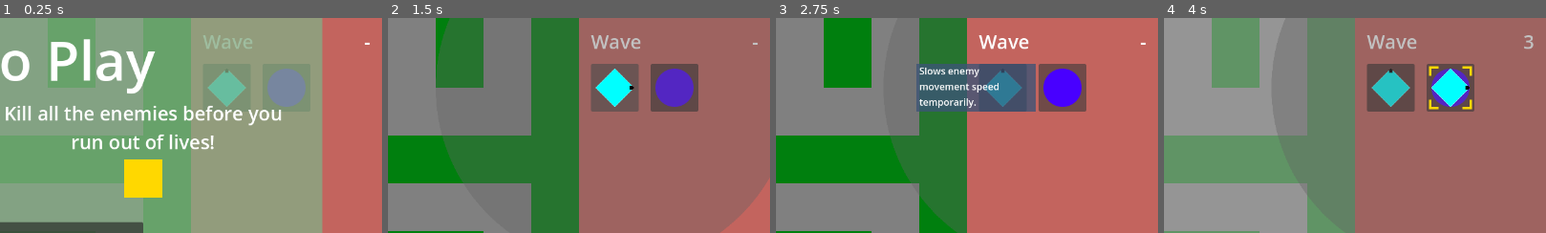
Above: before the commit, frames 1-4 (left to right).
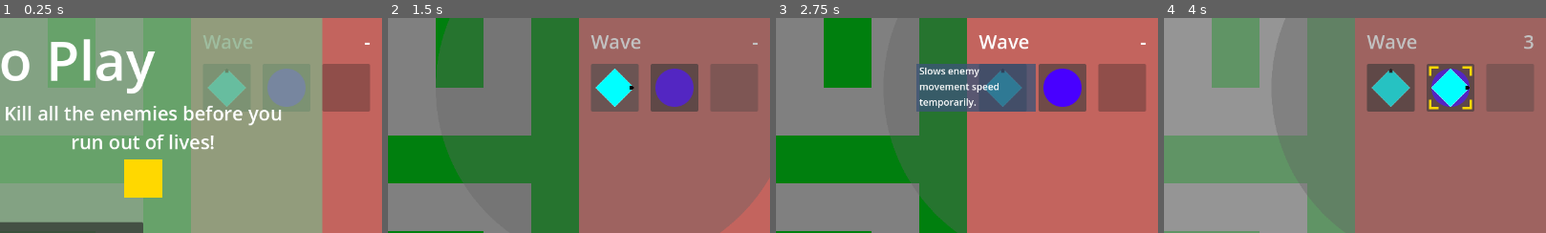
Above: after the commit, the same moments.

Repository: phrasmotica/godot-tower-defence
Game: Godot game, scene res://scenes/game.tscn
The game is run twice, just before and just after one commit, with the same random seed, the same clock (stepped at 60 frames per second) and the same inputs.
Inputs (mouse positions are % of the whole screen's width and height, from its top left):
- Up to frame 1 (0.25 s): no input
- Up to frame 2 (1.5 s): click "Start" at 0.5 s; click (80, 33) at 1.25 s
- Up to frame 3 (2.75 s): click (88, 33) at 2 s
- Up to frame 4 (4 s): tap Enter (ui_accept) at 2.75, 3.02, 3.77 s; move the mouse to (72, 45) at 2.77 s; hold Shift (fast_forward) 2.78-3.53 s; tap . (next_tower) at 2.85 s; click (72, 45) at 2.92 s; move the mouse to (30, 55) at 3.52 s; tap , (previous_tower) at 3.6 s; click (30, 55) at 3.67 s
The pictures show only the part of the screen within x 50-100%, y 17-67%; the shares and areas given below are measured in that part.

The runs differ from the first frame. In frame 1, 2.8% of the frame differs, in the area x 84-97%, y 21-44%; in frame 2, 2.7%; in frame 3, 2.8%; in frame 4, 2.7%.

Commit message:
Add placeholder button for creating a cannon tower

Diff:
--- a/project.godot
+++ b/project.godot
@@ -32,6 +32,12 @@
 "deadzone": 0.5,
 "events": [Object(InputEventKey,"resource_local_to_scene":false,"resource_name":"","device":-1,"window_id":0,"alt_pressed":false,"shift_pressed":false,"ctrl_pressed":false,"meta_pressed":false,"pressed":false,"keycode":0,"physical_keycode":50,"key_label":0,"unicode":50,"echo":false,"script":null)
 , Object(InputEventKey,"resource_local_to_scene":false,"resource_name":"","device":-1,"window_id":0,"alt_pressed":false,"shift_pressed":false,"ctrl_pressed":false,"meta_pressed":false,"pressed":false,"keycode":0,"physical_keycode":4194440,"key_label":0,"unicode":50,"echo":false,"script":null)
+]
+}
+tower_3={
+"deadzone": 0.5,
+"events": [Object(InputEventKey,"resource_local_to_scene":false,"resource_name":"","device":-1,"window_id":0,"alt_pressed":false,"shift_pressed":false,"ctrl_pressed":false,"meta_pressed":false,"pressed":false,"keycode":0,"physical_keycode":51,"key_label":0,"unicode":51,"echo":false,"script":null)
+, Object(InputEventKey,"resource_local_to_scene":false,"resource_name":"","device":-1,"window_id":0,"alt_pressed":false,"shift_pressed":false,"ctrl_pressed":false,"meta_pressed":false,"pressed":false,"keycode":0,"physical_keycode":4194441,"key_label":0,"unicode":51,"echo":false,"script":null)
 ]
 }
 tower_upgrade_0={
--- a/scenes/game_ui.tscn
+++ b/scenes/game_ui.tscn
@@ -104,6 +104,15 @@
 tower = ExtResource("5_0g4vg")
 action_name = &"tower_2"
 
+[node name="CannonTowerButton" parent="ColorRect/TowerButtons" instance=ExtResource("2_in1v2")]
+layout_mode = 0
+offset_left = 220.0
+offset_top = 200.0
+offset_right = 300.0
+offset_bottom = 280.0
+icon = null
+action_name = &"tower_3"
+
 [node name="TowerNameLabel" type="Label" parent="ColorRect"]
 layout_mode = 0
 offset_left = 20.0
@@ -169,6 +178,7 @@
 
 [connection signal="create_tower" from="ColorRect/TowerButtons/GunTowerButton" to="." method="_on_gun_tower_button_create_tower"]
 [connection signal="create_tower" from="ColorRect/TowerButtons/SlowTowerButton" to="." method="_on_slow_tower_button_create_tower"]
+[connection signal="create_tower" from="ColorRect/TowerButtons/CannonTowerButton" to="." method="_on_cannon_tower_button_create_tower"]
 [connection signal="upgrade_tower" from="ColorRect/SelectedTowerButtons/UpgradeButton0" to="." method="_on_upgrade_button_upgrade_tower"]
 [connection signal="upgrade_tower" from="ColorRect/SelectedTowerButtons/UpgradeButton1" to="." method="_on_upgrade_button_upgrade_tower"]
 [connection signal="pressed" from="ColorRect/SelectedTowerButtons/SellButton" to="." method="_on_sell_button_pressed"]
--- a/scripts/create_tower_button.gd
+++ b/scripts/create_tower_button.gd
@@ -9,11 +9,15 @@
 signal create_tower(tower_scene: PackedScene)
 
 func _ready():
-	var dummy_tower: Tower = tower.instantiate()
+	if tower:
+		var dummy_tower: Tower = tower.instantiate()
 
-	# prefer this to a tooltip so that we can control its appearance
-	# by mouse enter/exit events rather than by the mouse being idle
-	description_text.text = dummy_tower.tower_description
+		# prefer this to a tooltip so that we can control its appearance
+		# by mouse enter/exit events rather than by the mouse being idle
+		description_text.text = dummy_tower.tower_description
+	else:
+		disabled = true
+		set_process(false)
 
 	description.hide()
 
@@ -31,7 +35,8 @@
 	create()
 
 func _on_mouse_entered():
-	description.show()
+	if not disabled:
+		description.show()
 
 func _on_mouse_exited():
 	description.hide()
--- a/scripts/game_ui.gd
+++ b/scripts/game_ui.gd
@@ -124,6 +124,9 @@
 func _on_slow_tower_button_create_tower(tower_scene:PackedScene):
 	try_place(tower_scene)
 
+func _on_cannon_tower_button_create_tower(tower_scene:PackedScene):
+	try_place(tower_scene)
+
 func _on_upgrade_button_upgrade_tower(index: int):
 	upgrade_tower.emit(index)
 
